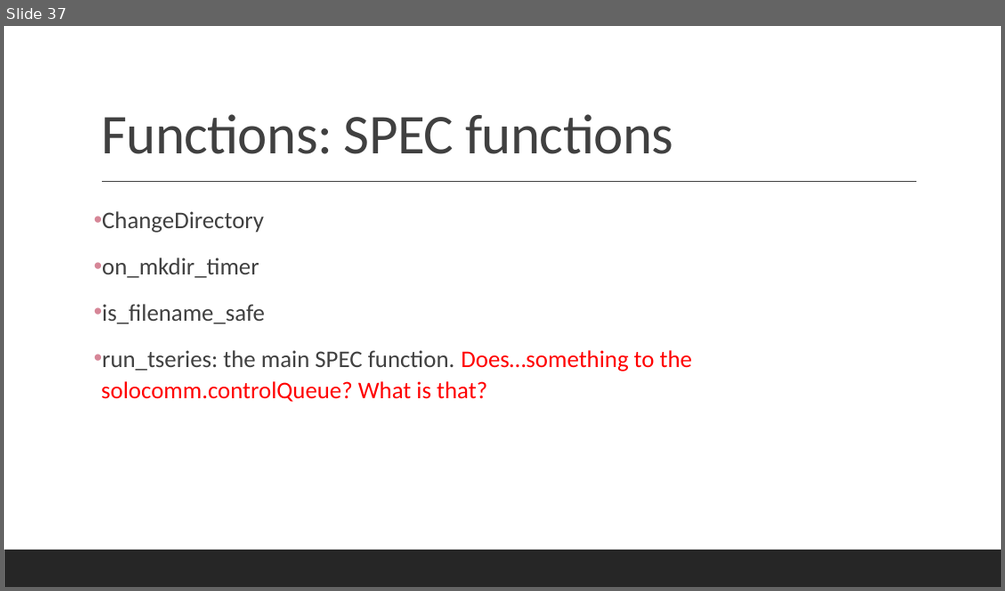
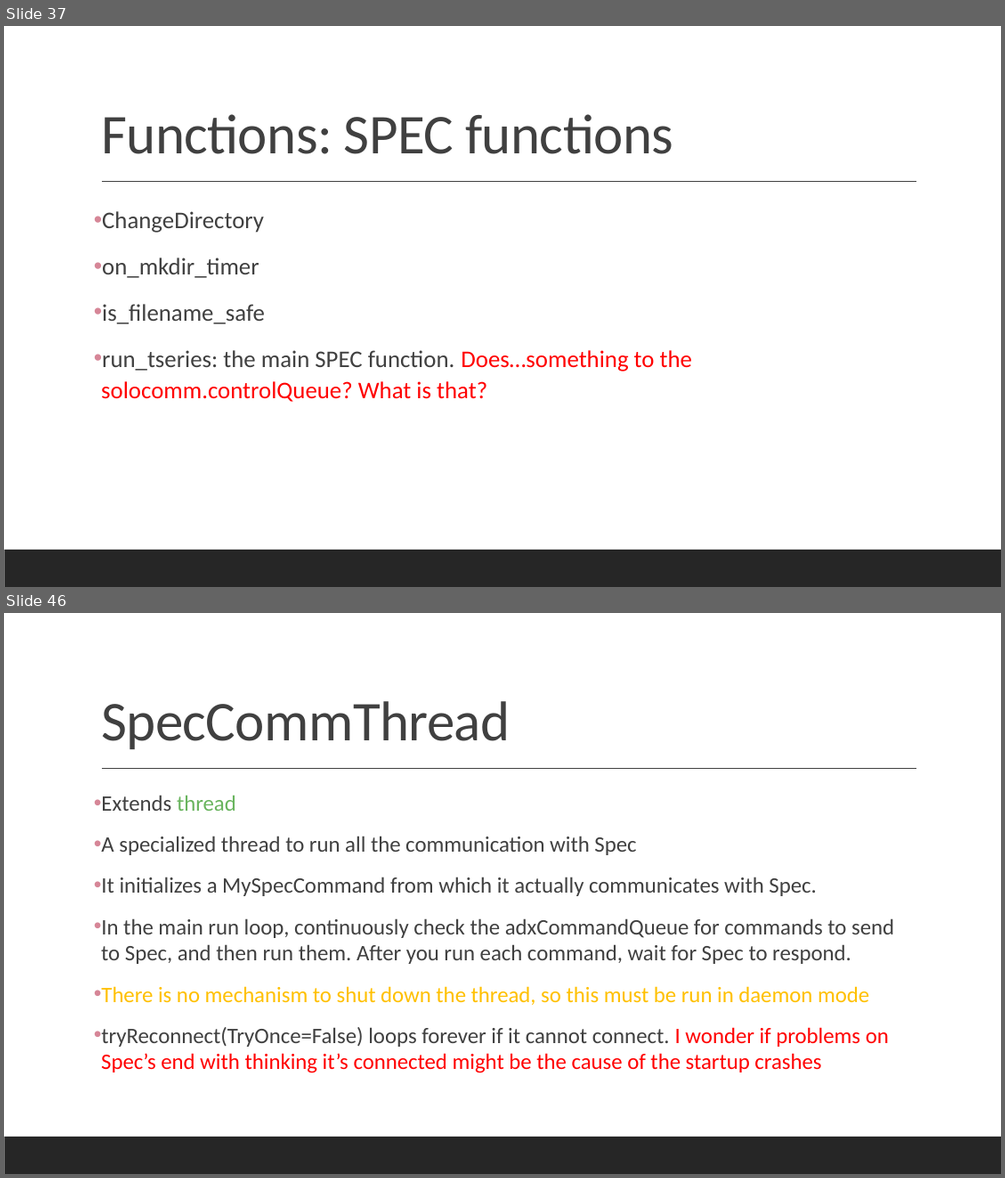
Before and after one commit to mathmauney/SAXSControl, a slide deck: Documentation.pptx. Shown one above the other, each under a label of ours: slide 37 before the commit, slides 37 and 46 after it; the slides between them are not shown. The pictures are 1005x591 and 1005x1178 pixels, drawn with LibreOffice and Linux fonts; fonts in the diff are those of the drawing. Boxes give left, top, right and bottom in pixels: in the first picture for what was removed or moved away, otherwise in the second. Text is boxed around its words. In the diff, an @@ line names an element or a change of style, - is before the commit and + after.

```diff
--- a/Documentation.pptx
+++ b/Documentation.pptx
@@ slide 46 added at (4,613,1001,1174), background #FFFFFF; not listed: 2 template elements that a slide beside it also shows @@
@@ title added at (101,701,510,749), 54 pt, text #404040 @@
+SpecCommThread
@@ text added at (101,795,894,1073), 21.3 pt, text #404040 @@
+• Extends thread
+• A specialized thread to run all the communication with Spec
+• It initializes a MySpecCommand from which it actually communicates with Spec.
+• In the main run loop, continuously check the adxCommandQueue for commands to send to Spec, and then run them. After you run each command, wait for Spec to respond.
+• There is no mechanism to shut down the thread, so this must be run in daemon mode
+• tryReconnect(TryOnce=False) loops forever if it cannot connect. I wonder if problems on Spec’s end with thinking it’s connected might be the cause of the startup crashes
```
Also in this commit, not shown: 1 slide changed, 15 other slides added, 1 slide removed, 2 other files.
